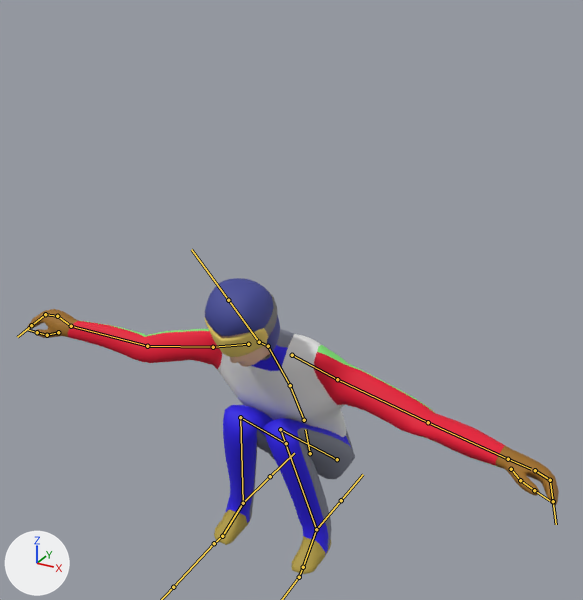
An edit to the FBX model Assets/Models/Characters/jumper.fbx, drawn before and after from the same camera.
Both versions are drawn from a camera (50 mm lens) standing at (0.968, -1.831, 1.603) and looking at (-0.022, -0.032, 0.703). Every picture has the same lights, and +X, +Y and +Z are marked at lower left. Both versions are drawn at frame 1 of the action 'Armature|CubeAction'; the numbers are the values there. The bones that bend it are drawn over the model as lines.

In view in the first picture: 'Cube', 'Goggles', 'Helmet'.
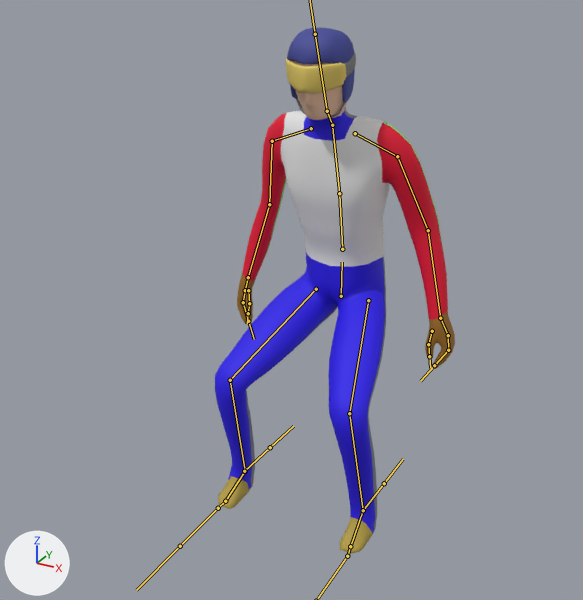
Pixel boxes (x1, y1, x2, y2) of what changed, in the pictures (583 x 600 px):
'Cube', posed (55% narrower, 86% taller): before (27, 309, 559, 574); after (215, 60, 455, 553)
'Helmet', posed (9% narrower, 11% taller): before (205, 278, 280, 360); after (287, 28, 355, 119)
'Goggles', posed: before (205, 289, 277, 357); after (286, 52, 356, 94)
bone 'Hips', root to tip: before (310, 453) to (305, 429); after (341, 296) to (342, 262)
bone 'Upper Arm.L', root to tip: before (337, 379) to (428, 422); after (397, 156) to (428, 230)
bone 'Lower Arm.L', root to tip: before (428, 422) to (508, 459); after (428, 230) to (440, 318)
bone 'Upper Arm.R', root to tip: before (213, 347) to (147, 346); after (272, 141) to (269, 204)
bone 'Lower Arm.R', root to tip: before (147, 346) to (71, 326); after (269, 204) to (248, 277)
bone 'Upper Leg.L', root to tip: before (337, 459) to (280, 429); after (368, 300) to (349, 413)
bone 'Lower Leg.L', root to tip: before (280, 429) to (316, 529); after (349, 413) to (363, 510)
bone 'Foot.L', root to tip: before (316, 529) to (303, 567); after (363, 510) to (350, 546)
bone 'Upper Leg.R', root to tip: before (286, 443) to (240, 417); after (316, 289) to (230, 380)
bone 'Lower Leg.R', root to tip: before (240, 417) to (243, 503); after (230, 380) to (245, 471)
bone 'Foot.R', root to tip: before (243, 503) to (222, 536); after (245, 471) to (225, 501)
bone 'Leg IK.L', root to tip: before (316, 529) to (341, 500); after (363, 510) to (384, 483)
bone 'Leg IK.R', root to tip: before (243, 503) to (270, 476); after (244, 471) to (270, 447)

What the commit changed:
Bone 'Hips' (bone_hips) moves from (0.0, -0.706, 0.018) to (0.0, -0.262, -0.212).
Bone 'Hips' (bone_hips) turns from (12, 0, 0) to (-6, 0, 0) degrees about its own x, y and z.
Bone 'Upper Arm.L' (bone_upper_arm_l) turns from (16, -37, 35) to (1, 6, -15) degrees about its own x, y and z.
Bone 'Lower Arm.L' (bone_lower_arm_l) turns from (5, -40, 23) to (0, 1, 7) degrees about its own x, y and z.
Bone 'Upper Arm.R' (bone_upper_arm_r) turns from (14, 13, -43) to (1, -6, 15) degrees about its own x, y and z.
Bone 'Lower Arm.R' (bone_lower_arm_r) turns from (-20, 1, -33) to (0, -1, -7) degrees about its own x, y and z.
Bone 'Upper Leg.L' (bone_upper_leg_l) turns from (141, -19, 16) to (53, -4, 17) degrees about its own x, y and z.
Bone 'Lower Leg.L' (bone_lower_leg_l) turns from (-139, -28, -11) to (-68, -10, -15) degrees about its own x, y and z.
Bone 'Foot.L' (bone_foot_l) turns from (9, -11, 7) to (10, -2, 3) degrees about its own x, y and z.
Bone 'Upper Leg.R' (bone_upper_leg_r) turns from (141, 19, -16) to (53, 4, -17) degrees about its own x, y and z.
Bone 'Lower Leg.R' (bone_lower_leg_r) turns from (-139, 28, 11) to (-68, 10, 15) degrees about its own x, y and z.
Bone 'Foot.R' (bone_foot_r) turns from (9, 11, -7) to (10, 2, -3) degrees about its own x, y and z.
Bone 'Leg IK.L' (bone_leg_ik_l) moves from (0.0, -0.184, -0.022) to (0.082, -0.042, -0.016).
Bone 'Leg IK.R' (bone_leg_ik_r) moves from (0.0, -0.184, -0.022) to (-0.082, -0.042, -0.016).
